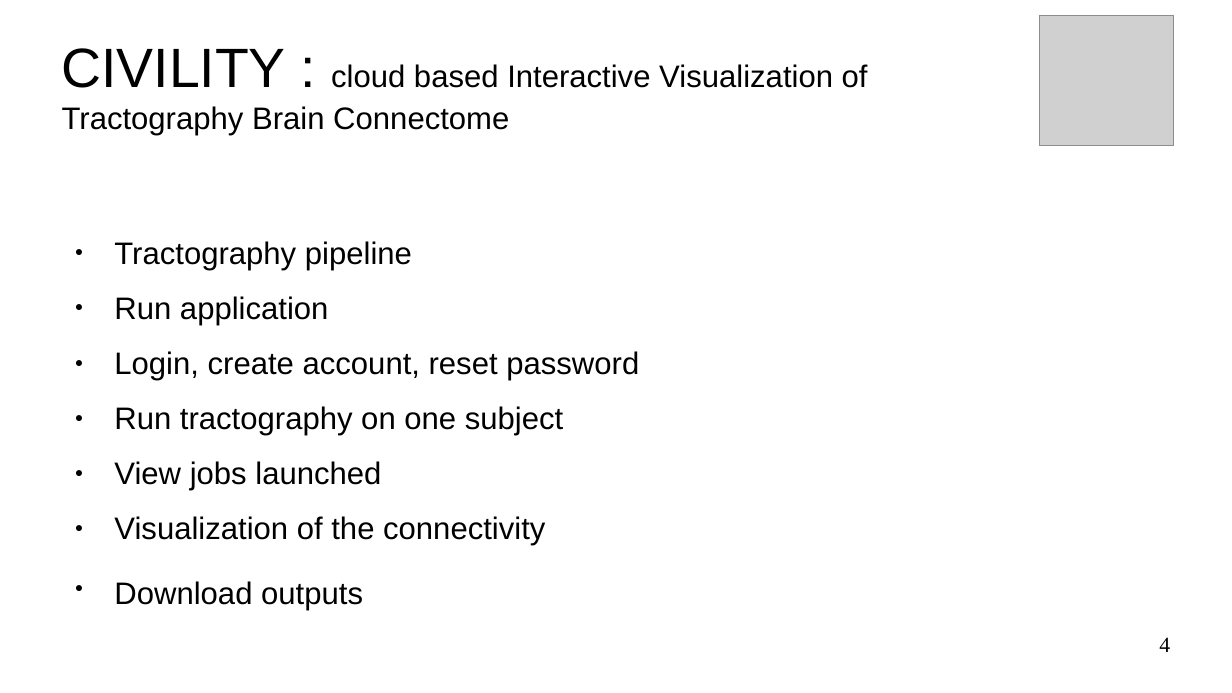
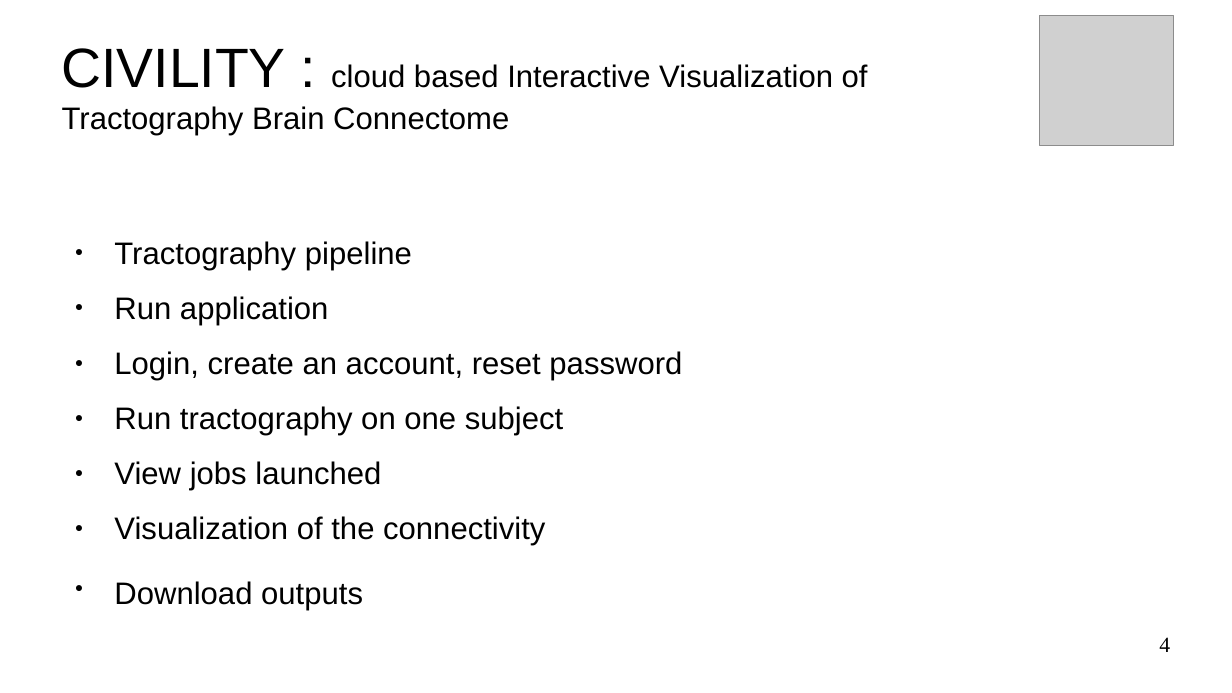
Before and after one commit to NIRALUser/CIVILITY, a slide deck: slide 4 of doc/tutorialCIVILITY.odp. Drawn at 1232x693 pixels with LibreOffice and Linux fonts; fonts in the diff are those of the drawing; grey boxes stand for pictures; background and template pictures are left out. Boxes give left, top, right and bottom in pixels: in the first picture for what was removed or moved away, otherwise in the second. Text is boxed around its words. In the diff, an @@ line names an element or a change of style, - is before the commit and + after.

```diff
--- a/doc/tutorialCIVILITY.odp
+++ b/doc/tutorialCIVILITY.odp
@@ text at (114, 351, 682, 381): text changed @@
-● Login, create account, reset password
+● Login, create an account, reset password
```
Also in this commit, not shown: 17 other slides changed, 1 other file.
